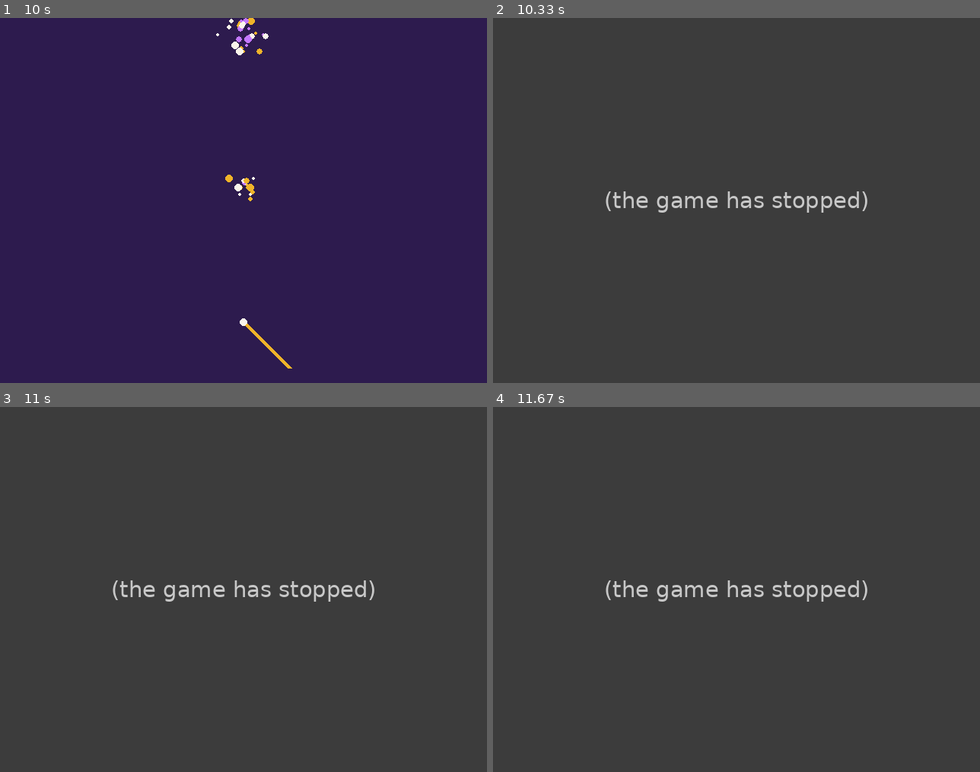
Above: before the commit, frames 1-4 (two rows, left to right).
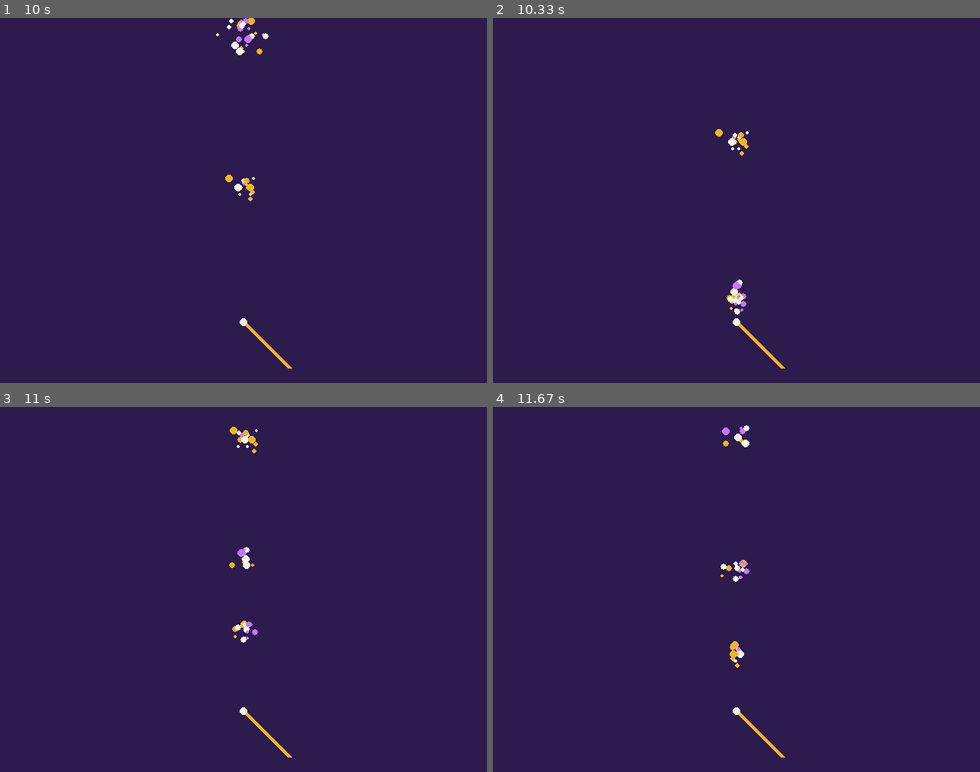
Above: after the commit, the same moments.

Repository: silvermanjonathan/Academy-of-Magic-Marvels
Game: pygame game, started from wandlight_pygame.py
The game is run twice, just before and just after one commit, with the same random seed, the same clock (stepped at 60 frames per second) and the same inputs.
Inputs:
- Up to frame 1 (10 s): no input
- Up to frame 2 (10.33 s): no input
- Up to frame 3 (11 s): no input
- Up to frame 4 (11.67 s): no input

Frame 1 is identical in both runs. In frame 2, 100% of the frame differs, in the area x 0-100%, y 0-100%; in frame 3, 100%; in frame 4, 100%.
Before the commit the program exited at 10 s; later frames show no game.

Commit message:
Add files via upload

Diff:
--- /dev/null
+++ b/cauldron_pygame.py
@@ -0,0 +1,105 @@
+import pygame, random
+
+pygame.init()
+WIDTH = 640
+HEIGHT = 480
+screen = pygame.display.set_mode((WIDTH, HEIGHT))
+pygame.display.set_caption("The Cauldron Game")
+clock = pygame.time.Clock()
+
+# ---------- THE BREWMASTER'S PANEL (your customizations live here) ----------
+INGREDIENTS = [(240, 180, 41), (196, 120, 255), (120, 200, 255),
+               (4, 120, 87), (250, 245, 235), (194, 65, 12)]
+NAMES = ["gold", "lilac", "sky", "green", "parchment", "ember"]
+POTIONS = ["Moonlight Draught", "Emberheart Tonic", "Gloamlight Elixir"]
+NEED_A = [2, 5, 1]        # each potion needs flask NEED_A[p]...
+NEED_B = [0, 3, 4]        # ...and flask NEED_B[p], in either order
+GAME_FRAMES = 1800        # 1800 frames at 60 per second = a 30-second shift bell
+SKY = (45, 27, 78)
+# ----------------------------------------------------------------------------
+
+def draw_shelf(surface):
+    for i in range(6):
+        pygame.draw.circle(surface, INGREDIENTS[i], (70 + i * 100, 440), 24)
+
+def draw_cauldron(surface):
+    pygame.draw.rect(surface, (20, 12, 40), (250, 300, 140, 60))
+    pygame.draw.circle(surface, (20, 12, 40), (320, 300), 72, 8)
+
+score = 0
+target = random.randint(0, 2)
+thrown = []
+flash = 0
+flash_color = SKY
+time_bar = 600
+frame = 0
+running = True
+
+print("=== THE CAULDRON GAME ===")
+print("Orders arrive at the top of the window: two colors, one potion.")
+print("Keys 1 to 6 throw the shelf flasks, left to right.")
+print("Wrong flask? The brew spoils and the order starts over.")
+print(f"First order: {POTIONS[target]}, {NAMES[NEED_A[target]]} + {NAMES[NEED_B[target]]}!")
+
+while running:
+    choice = -1
+    for event in pygame.event.get():
+        if event.type == pygame.QUIT:
+            running = False
+        if event.type == pygame.KEYDOWN and event.key == pygame.K_1:
+            choice = 0
+        if event.type == pygame.KEYDOWN and event.key == pygame.K_2:
+            choice = 1
+        if event.type == pygame.KEYDOWN and event.key == pygame.K_3:
+            choice = 2
+        if event.type == pygame.KEYDOWN and event.key == pygame.K_4:
+            choice = 3
+        if event.type == pygame.KEYDOWN and event.key == pygame.K_5:
+            choice = 4
+        if event.type == pygame.KEYDOWN and event.key == pygame.K_6:
+            choice = 5
+
+    if frame < GAME_FRAMES and choice > -1 and choice != NEED_A[target] and choice != NEED_B[target]:
+        print(f"The {NAMES[choice]} flask doesn't belong! The brew spoils...")
+        thrown = []
+        flash = 20
+        flash_color = (90, 90, 100)
+    if frame < GAME_FRAMES and choice > -1 and (choice == NEED_A[target] or choice == NEED_B[target]) and choice not in thrown:
+        thrown.append(choice)
+
+    if NEED_A[target] in thrown and NEED_B[target] in thrown:
+        score = score + 1
+        flash = 30
+        flash_color = INGREDIENTS[NEED_A[target]]
+        print(f"{POTIONS[target]} brewed! Score: {score}")
+        thrown = []
+        target = random.randint(0, 2)
+        print(f"New order: {POTIONS[target]}, {NAMES[NEED_A[target]]} + {NAMES[NEED_B[target]]}!")
+
+    if flash > 0:
+        screen.fill(flash_color)
+    else:
+        screen.fill(SKY)
+    if flash > 0:
+        flash = flash - 1
+
+    draw_cauldron(screen)
+    draw_shelf(screen)
+    pygame.draw.circle(screen, INGREDIENTS[NEED_A[target]], (280, 60), 22)
+    pygame.draw.circle(screen, INGREDIENTS[NEED_B[target]], (360, 60), 22)
+    for i in range(len(thrown)):
+        pygame.draw.circle(screen, INGREDIENTS[thrown[i]], (300 + i * 40, 300), 14)
+    for s in range(score):
+        pygame.draw.circle(screen, (240, 180, 41), (20 + s * 24, 20), 8)
+    if frame % 3 == 0 and time_bar > 0:
+        time_bar = time_bar - 1
+    pygame.draw.rect(screen, (240, 180, 41), (20, 468, time_bar, 6))
+
+    pygame.display.flip()
+    frame = frame + 1
+    if frame == GAME_FRAMES:
+        print(f"The bell rings! Final score: {score} potions. Close the window when you're ready.")
+    clock.tick(60)
+
+pygame.quit()
+print(f"Kitchen closed. {score} potions this shift.")
--- a/wandlight_pygame.py
+++ b/wandlight_pygame.py
@@ -11,7 +11,6 @@
 SPARK_COLORS = [(240, 180, 41), (250, 245, 235), (196, 120, 255)]
 SPARK_COUNT = 40
 RISE_SPEED = 2
-FRAMES = 600            # 600 frames at 60 per second = a 10-second casting
 
 WAND_TIP_X = WIDTH // 2
 WAND_TIP_Y = 400
@@ -39,8 +38,13 @@
     pygame.draw.circle(surface, (250, 245, 235),
                        (WAND_TIP_X, WAND_TIP_Y), 5)
 
-for frame in range(FRAMES):
-    pygame.event.pump()          # let the window breathe
+frame = 0
+running = True
+while running:
+    for event in pygame.event.get():
+        if event.type == pygame.QUIT:
+            running = False
+
     screen.fill(SKY)
     draw_wand(screen)
 
@@ -53,6 +57,7 @@
         pygame.draw.circle(screen, colors[i], (xs[i], ys[i]), sizes[i])
 
     pygame.display.flip()
+    frame = frame + 1            # counts the casting; timed gates read it
     clock.tick(60)
 
 pygame.quit()
Not shown, changed: README.md
Not shown, added: bonus_cauldron_game.html
Not shown, added: bonus_moonpetal_reckoning.html
Not shown, changed: bonus_two_castings.html
Not shown, changed: day3_the_spellbook.html
Not shown, changed: day4_the_commission.html
Not shown, changed: day5_countercurse_clinic.html
Not shown, changed: marvels_academy_hub.html
